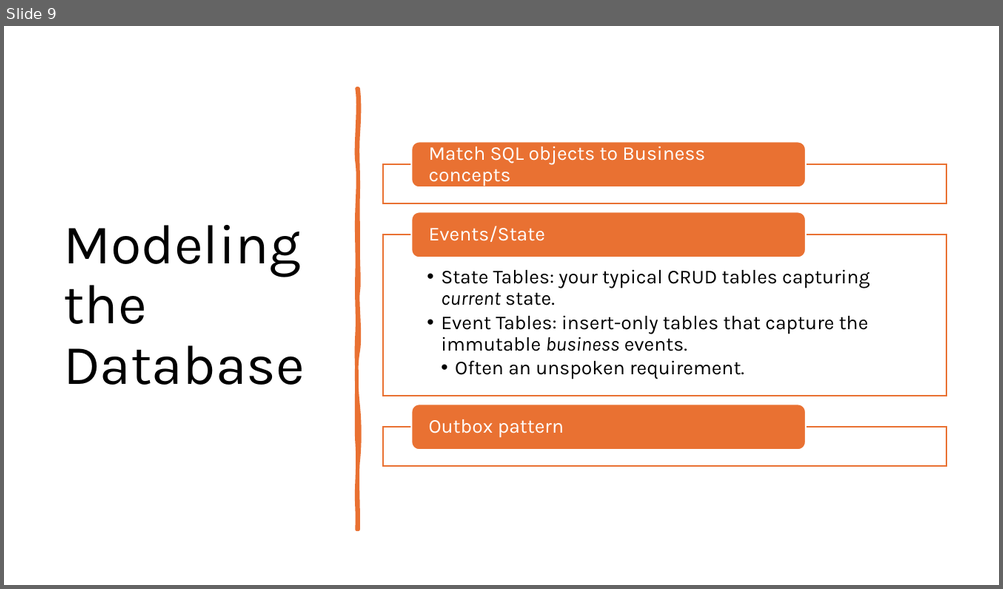
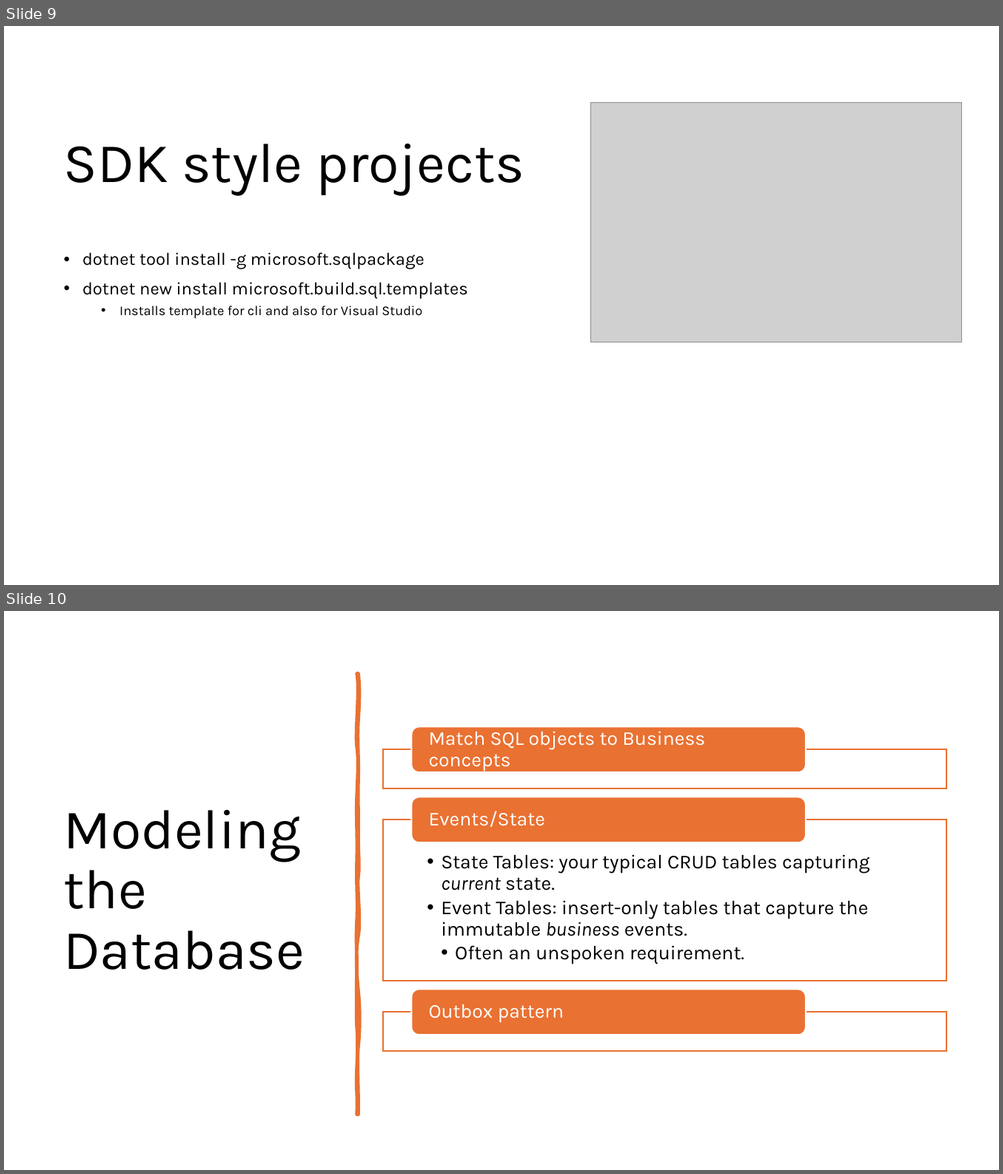
Before and after one commit to TheJuanitoLearnsShow/PodcastsManager, a slide deck: slides/VS sql project.pptx. Shown one above the other, each under a label of ours: slide 9 before the commit, slides 9 and 10 after it. The pictures are 1003x589 and 1003x1174 pixels, drawn with LibreOffice and Linux fonts; fonts in the diff are those of the drawing; grey boxes stand for pictures. Boxes give left, top, right and bottom in pixels: in the first picture for what was removed or moved away, otherwise in the second. Text is boxed around its words. In the diff, an @@ line names an element or a change of style, - is before the commit and + after.

```diff
--- a/slides/VS sql project.pptx
+++ b/slides/VS sql project.pptx
@@ slide 9 added at (4, 26, 999, 585), background #FFFFFF @@
@@ picture added at (590, 103, 962, 343) @@
@@ title added at (64, 144, 524, 195), 54 pt, text #000000 @@
+SDK style projects
@@ text added at (82, 252, 468, 319), 17 pt, text #000000 @@
+• dotnet tool install -g microsoft.sqlpackage
+• dotnet new install microsoft.build.sql.templates
+  • Installs template for cli and also for Visual Studio
@@ what was slide 9 is now slide 10 @@
```
Also in this commit, not shown: 1 other slide added, 11 other files.
